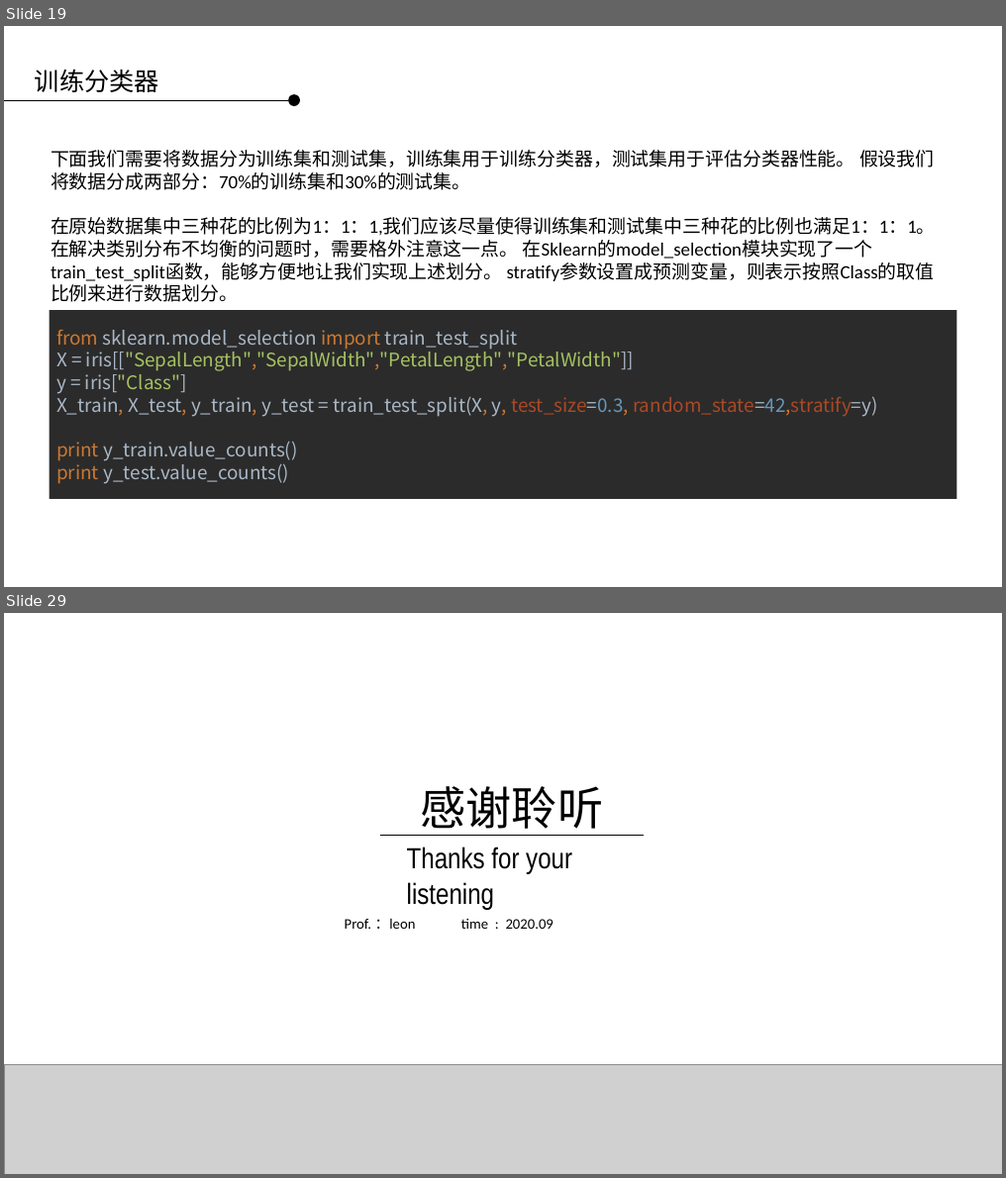
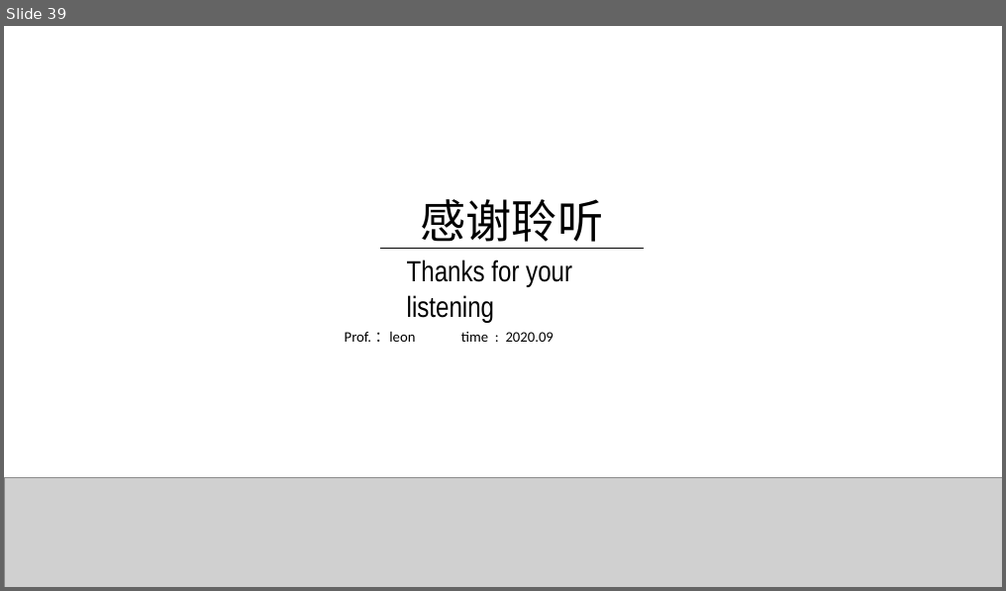
Before and after one commit to applepip/Big_Data, a slide deck: 产品大数据分析与建模/大数据分析与建模 - 聚类模型 第三讲.pptx. Shown one above the other, each under a label of ours: slides 19 and 29 before the commit, slide 39 after it; the slides between them are not shown. The pictures are 1006x1178 and 1006x591 pixels, drawn with LibreOffice and Linux fonts; fonts in the diff are those of the drawing; grey boxes stand for pictures; background and template pictures are left out. Boxes give left, top, right and bottom in pixels: in the first picture for what was removed or moved away, otherwise in the second. Text is boxed around its words. In the diff, an @@ line names an element or a change of style, - is before the commit and + after.

```diff
--- a/产品大数据分析与建模/大数据分析与建模 - 聚类模型 第三讲.pptx
+++ b/产品大数据分析与建模/大数据分析与建模 - 聚类模型 第三讲.pptx
@@ slide 19 removed at (4,26,1002,587), background picture (left out) @@
@@ text removed at (35,69,159,92) @@
-训练分类器
@@ line removed from (4, 100) to (288, 100) @@
@@ ellipse removed at (288,95,300,107) @@
@@ text removed at (51,150,936,302) @@
-下面我们需要将数据分为训练集和测试集，训练集用于训练分类器，测试集用于评估分类器性能。 假设我们将数据分成两部分：70%的训练集和30%的测试集。
-在原始数据集中三种花的比例为1：1：1,我们应该尽量使得训练集和测试集中三种花的比例也满足1：1：1。 在解决类别分布不均衡的问题时，需要格外注意这一点。 在Sklearn的model_selection模块实现了一个train_test_split函数，能够方便地让我们实现上述划分。 stratify参数设置成预测变量，则表示按照Class的取值比例来进行数据划分。
@@ rectangle removed at (49,310,957,499) @@
-from sklearn.model_selection import train_test_split
-X = iris[["SepalLength","SepalWidth","PetalLength","PetalWidth"]]
-y = iris["Class"]
-X_train, X_test, y_train, y_test = train_test_split(X, y, test_size=0.3, random_state=42,stratify=y)
-print y_train.value_counts()
-print y_test.value_counts()
@@ what was slide 29 is now slide 39 @@
```
Also in this commit, not shown: 4 slides changed, 33 slides added, 22 other slides removed.
